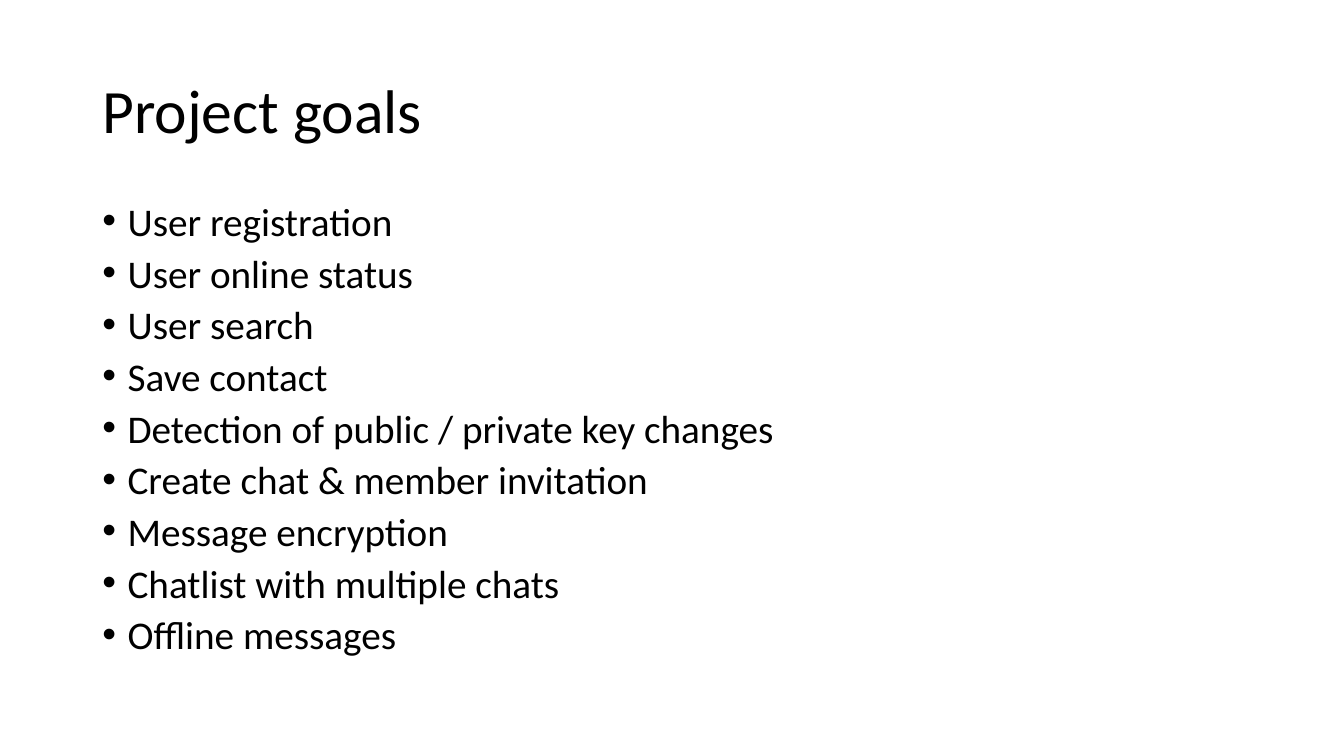
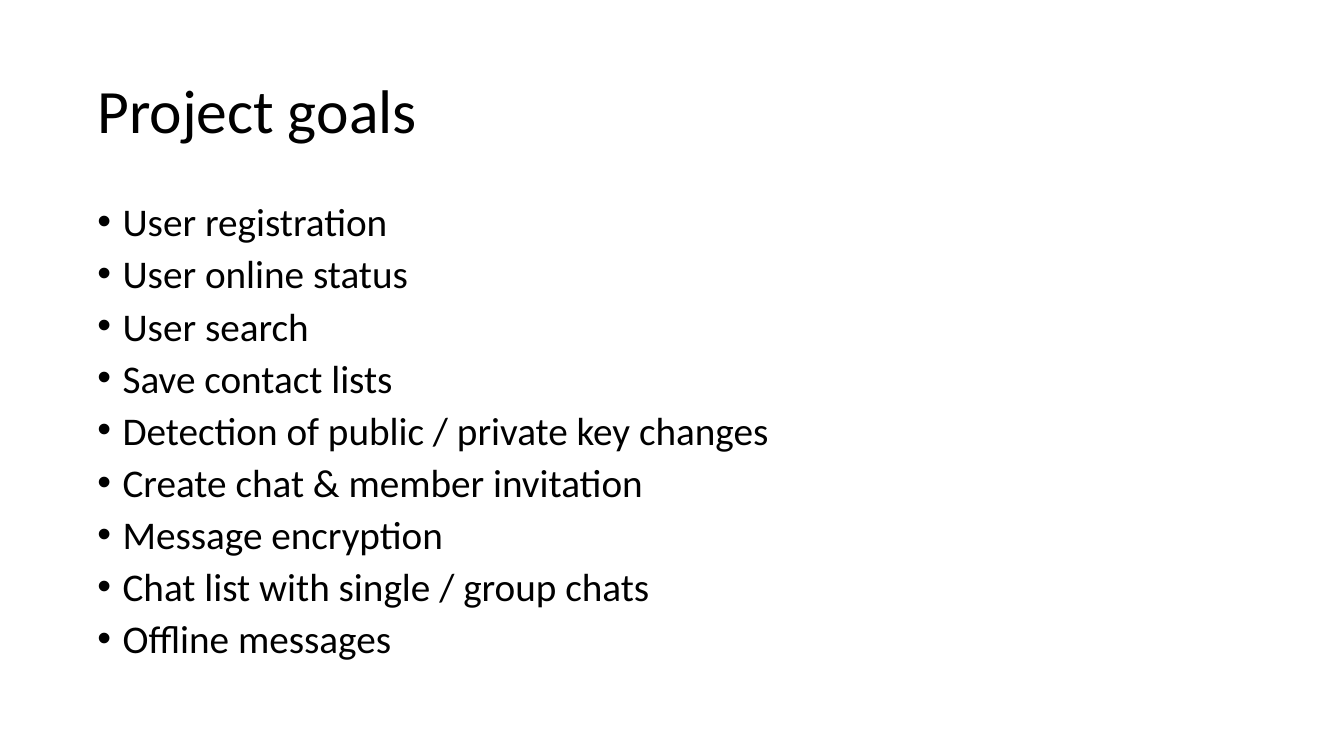
Before and after one commit to lexli8888/DSA-chat, a slide deck: slide 3 of presentation/Challenge Task HS 2018.pptx. Drawn at 1344x756 pixels with LibreOffice and Linux fonts; fonts in the diff are those of the drawing. Boxes give left, top, right and bottom in pixels: in the first picture for what was removed or moved away, otherwise in the second. Text is boxed around its words. In the diff, an @@ line names an element or a change of style, - is before the commit and + after.

```diff
--- a/presentation/Challenge Task HS 2018.pptx
+++ b/presentation/Challenge Task HS 2018.pptx
@@ title "Project goals": place and size @@
-title "Project goals" at [102, 90, 422, 144]
+title "Project goals" at [97, 90, 417, 144]
@@ text at [123, 209, 768, 660]: line spacing 0.8 to 0.81 @@
@@ text at [123, 365, 392, 394]: text changed @@
-• Save contact
+• Save contact lists
@@ text at [123, 573, 649, 608]: text changed @@
-• Chatlist with multiple chats
+• Chat list with single / group chats
```
Also in this commit, not shown: 5 other slides changed, 8 slides added, 7 slides removed.
